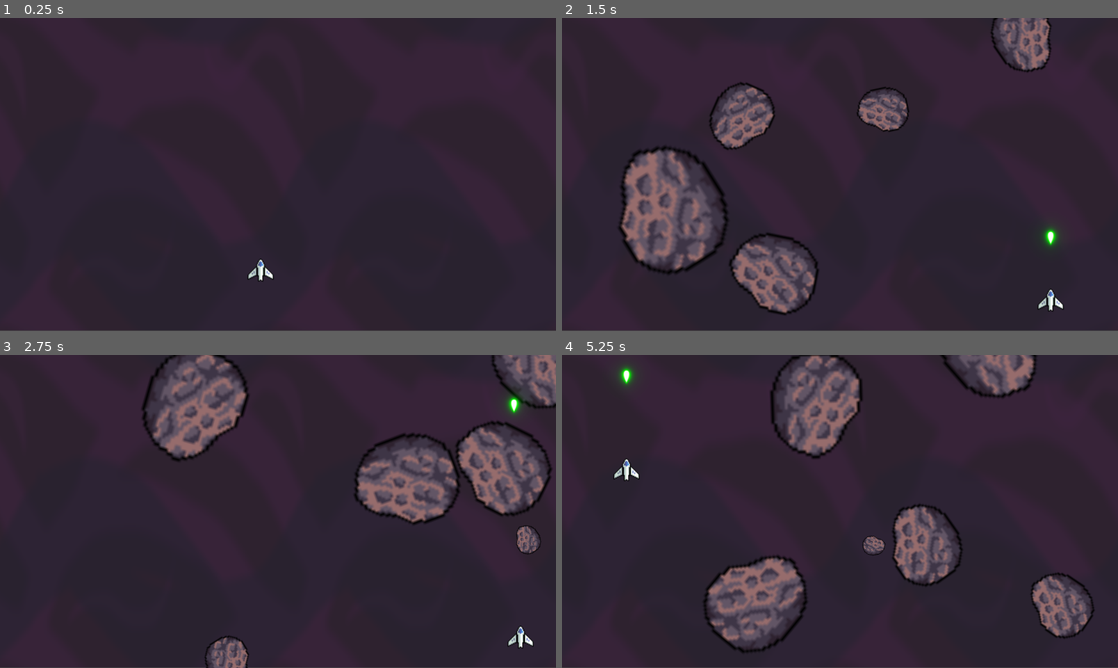
Above: before the commit, frames 1-4 (two rows, left to right).
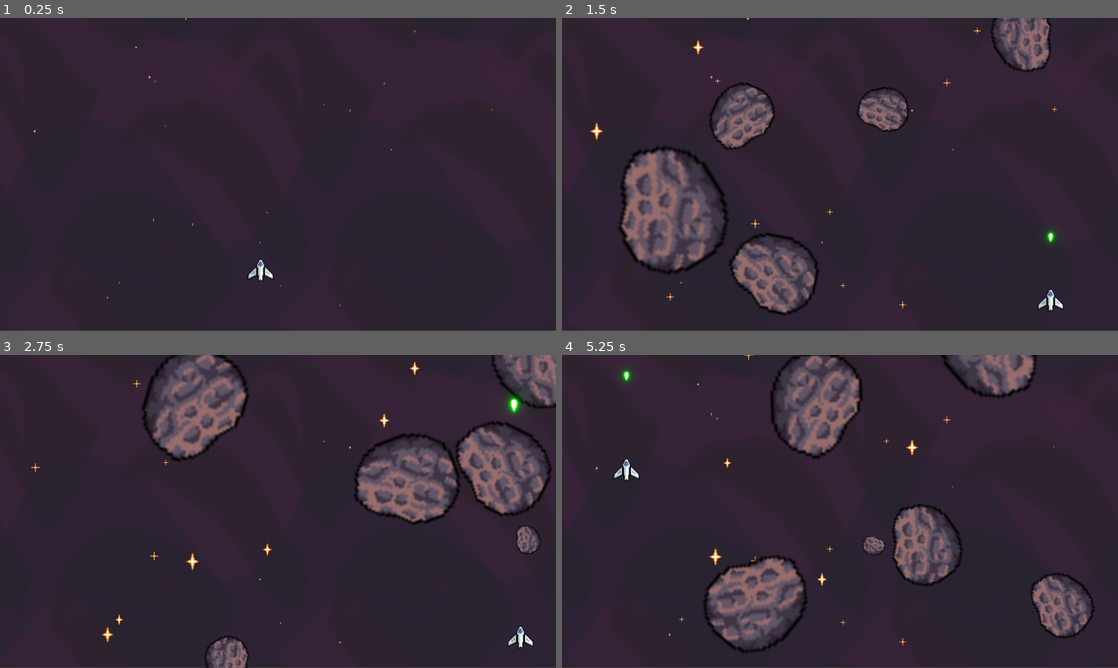
Above: after the commit, the same moments.

Repository: Bimai6/space-shooter
Game: Godot game, scene res://scenes/level.tscn
The game is run twice, just before and just after one commit, with the same random seed, the same clock (stepped at 60 frames per second) and the same inputs.
Inputs:
- Up to frame 1 (0.25 s): no input
- Up to frame 2 (1.5 s): hold Right (right) 0.53-1.28 s; tap Space (shoot) at 0.6, 1.35 s; hold Down (down) from 1.28 s (still down)
- Up to frame 3 (2.75 s): release Down (down) at 2.03 s; hold Right (right) from 2.03 s (still down); tap Space (shoot) at 2.1 s
- Up to frame 4 (5.25 s): release Right (right) at 2.78 s; hold Up (up) 2.78-3.53 s; tap Space (shoot) every 0.75 s from 2.85 to 5.1 s; hold Left (left) 3.53-5.03 s; hold Down (down) from 5.03 s (still down)

The runs differ from the first frame. In frame 1, less than 0.1% of the frame differs, in the area x 6-89%, y 0-93%; in frame 2, 0.3%; in frame 3, 0.3%; in frame 4, 0.3%.

Commit message:
feat: add new spritesheets for stars, animation via script for stars, and tween method to improve laser animation

Diff:
--- a/scenes/laser.gd
+++ b/scenes/laser.gd
@@ -2,5 +2,9 @@
 
 @export var speed = 800
 
+func _ready() -> void:
+	var tween = create_tween()
+	tween.tween_property($LaserSprite, "scale", Vector2(1,1), 0.2).from(Vector2(0,0))
+
 func _process(delta: float) -> void:
 	position.y -= speed * delta
--- a/scenes/laser.tscn
+++ b/scenes/laser.tscn
@@ -11,7 +11,7 @@
 collision_mask = 2
 script = ExtResource("1_a7dhc")
 
-[node name="09" type="Sprite2D" parent="." unique_id=2015940199]
+[node name="LaserSprite" type="Sprite2D" parent="." unique_id=2015940199]
 rotation = -1.5707964
 texture = ExtResource("1_xmihv")
 
--- a/scenes/level.gd
+++ b/scenes/level.gd
@@ -2,6 +2,20 @@
 
 var meteor_scene: PackedScene = load("res://scenes/meteor.tscn")
 var laser_scene: PackedScene = load("res://scenes/laser.tscn")
+
+func _ready() -> void:
+	var size := get_viewport().get_visible_rect().size
+	var rng := RandomNumberGenerator.new()
+
+	for star in $Stars.get_children():
+		var random_x = rng.randf_range(0, size.x - 10)
+		var random_y = rng.randf_range(0, size.y - 10)
+		star.position = Vector2(random_x, random_y)
+
+		var random_scale = rng.randf_range(1,2)
+		star.scale = Vector2(random_scale, random_scale)
+
+		star.speed_scale = rng.randf_range(0.6, 1.4)
 
 func _on_meteor_timer_timeout() -> void:
 	var meteor = meteor_scene.instantiate()
--- a/scenes/level.tscn
+++ b/scenes/level.tscn
@@ -3,6 +3,43 @@
 [ext_resource type="Script" uid="uid://dyys16d60e4g2" path="res://scenes/level.gd" id="1_mx8sn"]
 [ext_resource type="Texture2D" uid="uid://canqsbf3t4lwf" path="res://Foozle_2DS0015_Void_EnvironmentPack/Backgrounds/PNGs/Condesed/Starry background  - Layer 01 - Void.png" id="1_w8frs"]
 [ext_resource type="PackedScene" uid="uid://wps0hpecyxnr" path="res://scenes/player.tscn" id="2_mx8sn"]
+[ext_resource type="Texture2D" uid="uid://bwiiqfyk4m2cs" path="res://S001_nyknck.png" id="3_mx8sn"]
+
+[sub_resource type="AtlasTexture" id="AtlasTexture_ppgk2"]
+atlas = ExtResource("3_mx8sn")
+region = Rect2(0, 0, 32, 32)
+
+[sub_resource type="AtlasTexture" id="AtlasTexture_2r41h"]
+atlas = ExtResource("3_mx8sn")
+region = Rect2(32, 0, 32, 32)
+
+[sub_resource type="AtlasTexture" id="AtlasTexture_klq6b"]
+atlas = ExtResource("3_mx8sn")
+region = Rect2(64, 0, 32, 32)
+
+[sub_resource type="AtlasTexture" id="AtlasTexture_b121j"]
+atlas = ExtResource("3_mx8sn")
+region = Rect2(96, 0, 32, 32)
+
+[sub_resource type="SpriteFrames" id="SpriteFrames_8c41q"]
+animations = [{
+"frames": [{
+"duration": 1.0,
+"texture": SubResource("AtlasTexture_ppgk2")
+}, {
+"duration": 1.0,
+"texture": SubResource("AtlasTexture_2r41h")
+}, {
+"duration": 1.0,
+"texture": SubResource("AtlasTexture_klq6b")
+}, {
+"duration": 1.0,
+"texture": SubResource("AtlasTexture_b121j")
+}],
+"loop": true,
+"name": &"default",
+"speed": 3.0
+}]
 
 [sub_resource type="RectangleShape2D" id="RectangleShape2D_w8frs"]
 size = Vector2(267.035, 1456)
@@ -18,6 +55,128 @@
 scale = Vector2(1, 2)
 texture = ExtResource("1_w8frs")
 
+[node name="Stars" type="Node2D" parent="." unique_id=1283948574]
+
+[node name="AnimatedSprite2D" type="AnimatedSprite2D" parent="Stars" unique_id=510699335]
+sprite_frames = SubResource("SpriteFrames_8c41q")
+autoplay = "default"
+frame = 2
+frame_progress = 0.063983314
+
+[node name="AnimatedSprite2D2" type="AnimatedSprite2D" parent="Stars" unique_id=800817850]
+sprite_frames = SubResource("SpriteFrames_8c41q")
+autoplay = "default"
+frame = 2
+frame_progress = 0.063983314
+
+[node name="AnimatedSprite2D3" type="AnimatedSprite2D" parent="Stars" unique_id=238880727]
+sprite_frames = SubResource("SpriteFrames_8c41q")
+autoplay = "default"
+frame = 2
+frame_progress = 0.063983314
+
+[node name="AnimatedSprite2D4" type="AnimatedSprite2D" parent="Stars" unique_id=1017537526]
+sprite_frames = SubResource("SpriteFrames_8c41q")
+autoplay = "default"
+frame = 2
+frame_progress = 0.063983314
+
+[node name="AnimatedSprite2D5" type="AnimatedSprite2D" parent="Stars" unique_id=2058728911]
+sprite_frames = SubResource("SpriteFrames_8c41q")
+autoplay = "default"
+frame = 2
+frame_progress = 0.063983314
+
+[node name="AnimatedSprite2D6" type="AnimatedSprite2D" parent="Stars" unique_id=560332113]
+sprite_frames = SubResource("SpriteFrames_8c41q")
+autoplay = "default"
+frame = 2
+frame_progress = 0.063983314
+
+[node name="AnimatedSprite2D7" type="AnimatedSprite2D" parent="Stars" unique_id=900976847]
+sprite_frames = SubResource("SpriteFrames_8c41q")
+autoplay = "default"
+frame = 2
+frame_progress = 0.063983314
+
+[node name="AnimatedSprite2D8" type="AnimatedSprite2D" parent="Stars" unique_id=1544401900]
+sprite_frames = SubResource("SpriteFrames_8c41q")
+autoplay = "default"
+frame = 2
+frame_progress = 0.063983314
+
+[node name="AnimatedSprite2D9" type="AnimatedSprite2D" parent="Stars" unique_id=374346749]
+sprite_frames = SubResource("SpriteFrames_8c41q")
+autoplay = "default"
+frame = 2
+frame_progress = 0.063983314
+
+[node name="AnimatedSprite2D10" type="AnimatedSprite2D" parent="Stars" unique_id=917632685]
+sprite_frames = SubResource("SpriteFrames_8c41q")
+autoplay = "default"
+frame = 2
+frame_progress = 0.063983314
+
+[node name="AnimatedSprite2D11" type="AnimatedSprite2D" parent="Stars" unique_id=168055234]
+sprite_frames = SubResource("SpriteFrames_8c41q")
+autoplay = "default"
+frame = 2
+frame_progress = 0.063983314
+
+[node name="AnimatedSprite2D12" type="AnimatedSprite2D" parent="Stars" unique_id=701421464]
+sprite_frames = SubResource("SpriteFrames_8c41q")
+autoplay = "default"
+frame = 2
+frame_progress = 0.063983314
+
+[node name="AnimatedSprite2D13" type="AnimatedSprite2D" parent="Stars" unique_id=891871596]
+sprite_frames = SubResource("SpriteFrames_8c41q")
+autoplay = "default"
+frame = 2
+frame_progress = 0.063983314
+
+[node name="AnimatedSprite2D14" type="AnimatedSprite2D" parent="Stars" unique_id=1587570799]
+sprite_frames = SubResource("SpriteFrames_8c41q")
+autoplay = "default"
+frame = 2
+frame_progress = 0.063983314
+
+[node name="AnimatedSprite2D15" type="AnimatedSprite2D" parent="Stars" unique_id=645618212]
+sprite_frames = SubResource("SpriteFrames_8c41q")
+autoplay = "default"
+frame = 2
+frame_progress = 0.063983314
+
+[node name="AnimatedSprite2D16" type="AnimatedSprite2D" parent="Stars" unique_id=1667320879]
+sprite_frames = SubResource("SpriteFrames_8c41q")
+autoplay = "default"
+frame = 2
+frame_progress = 0.063983314
+
+[node name="AnimatedSprite2D17" type="AnimatedSprite2D" parent="Stars" unique_id=1628863307]
+sprite_frames = SubResource("SpriteFrames_8c41q")
+autoplay = "default"
+frame = 2
+frame_progress = 0.063983314
+
+[node name="AnimatedSprite2D18" type="AnimatedSprite2D" parent="Stars" unique_id=1146224362]
+sprite_frames = SubResource("SpriteFrames_8c41q")
+autoplay = "default"
+frame = 2
+frame_progress = 0.063983314
+
+[node name="AnimatedSprite2D19" type="AnimatedSprite2D" parent="Stars" unique_id=732649799]
+sprite_frames = SubResource("SpriteFrames_8c41q")
+autoplay = "default"
+frame = 2
+frame_progress = 0.063983314
+
+[node name="AnimatedSprite2D20" type="AnimatedSprite2D" parent="Stars" unique_id=124509730]
+sprite_frames = SubResource("SpriteFrames_8c41q")
+autoplay = "default"
+frame = 2
+frame_progress = 0.063983314
+
 [node name="Player" parent="." unique_id=136095889 instance=ExtResource("2_mx8sn")]
 collision_layer = 4
 collision_mask = 1
Binary file added: S001_nyknck.png
Not shown, added: S001_nyknck.png.import
Binary file added: stars.png
Not shown, added: stars.png.import
